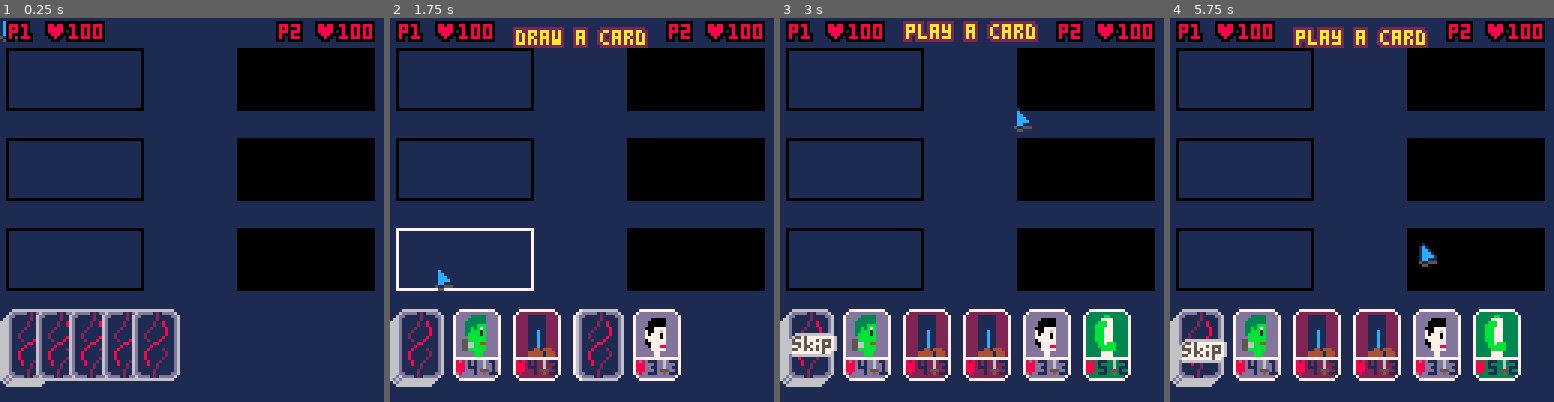
Above: before the commit, frames 1-4 (left to right).
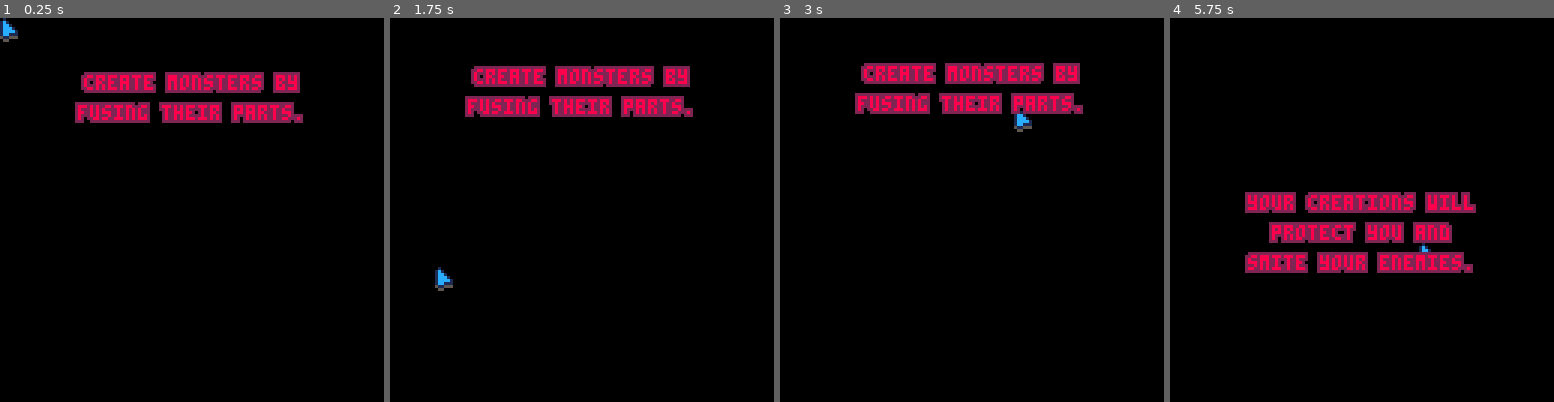
Above: after the commit, the same moments.

Repository: michaeljosephpurdy/2024-fall-game-jam
Game: PICO-8 cartridge 2024-fall-game-jam.p8
The game is run twice, just before and just after one commit, with the same random seed, the same clock (stepped at 60 frames per second) and the same inputs.
Inputs (mouse positions are in pixels of both pictures, inside the frame that each line leads up to):
- Up to frame 1 (0.25 s): no input
- Up to frame 2 (1.75 s): click (670, 121) at 0.67 s; click (436, 267) at 1.22 s
- Up to frame 3 (3 s): click (887, 114) at 1.77 s; click (952, 259) at 2.32 s; click (1014, 106) at 2.87 s
- Up to frame 4 (5.75 s): click (1465, 256) at 3.42 s; click (1231, 102) at 3.97 s; click (1292, 248) at 4.52 s; click (1354, 94) at 5.07 s; click (1419, 244) at 5.62 s

The runs differ from the first frame. In frame 1, 80% of the frame differs, in the area x 0-100%, y 0-100%; in frame 2, 80%; in frame 3, 80%; in frame 4, 80%.

Commit message:
Add intro screen

Diff:
--- a/2024-fall-game-jam.p8
+++ b/2024-fall-game-jam.p8
@@ -2,9 +2,7 @@
 version 42
 __lua__
 function _init()
- state='game'
- game_state='draw_one'
- game_state='deal_hand'
+ state='intro'
  -- setup mouse
  poke(0x5f2d, 1)
  mouse={}
@@ -225,19 +223,87 @@
    hover_lane=l
   end
  end)
- foreach(cards,function(c)
-  if c.target_x then
-   c.x=lerp(c.x,c.target_x,1/20)
-  end
-  if c.target_y then
-   c.y=lerp(c.y,c.target_y,1/20)
-  end
-  if collide(mouse,c) then
-   hover_card=c
-   return
-  end
- end)
- if state=='game' then
+ if state=='intro' then
+  if not co_intro then
+   co_intro=cocreate(function()
+    add(msgs,new_moving_msg(
+     'create monsters by',4,
+     64,20,
+     0,-.02,
+     8,2))
+    add(msgs,new_moving_msg(
+     'fusing their parts.',5,
+     64,30,
+     0,-.02,
+     8,2))
+    while #msgs>0 do
+     yield()
+    end
+    add(msgs,new_moving_msg(
+     'your creations will',6,
+     64,60,
+     0,-.02,
+     8,2))
+    add(msgs,new_moving_msg(
+     'protect you and',7,
+     64,70,
+     0,-.02,
+     8,2))
+    add(msgs,new_moving_msg(
+     'smite your enemies.',8,
+     64,80,
+     0,-.02,
+     8,2))
+    while #msgs>0 do
+     yield()
+    end
+    add(msgs,new_moving_msg(
+     'you must draw.',6,
+     64,20,
+     0,0,
+     8,2))
+    add(msgs,new_moving_msg(
+     'you may cast.',8,
+     64,60,
+     0,0,
+     8,2))
+    add(msgs,new_moving_msg(
+     'you must shed.',10,
+     64,100,
+     0,0,
+     8,2))
+    while #msgs>0 do
+     yield()
+    end
+    add(msgs,new_moving_msg(
+     'click to start',60,
+     64,120,
+     0,0,
+     8,2))
+    while stat(34)==0 do
+     yield()
+    end
+   end)
+  end
+  coresume(co_intro)
+  if costatus(co_intro)=='dead' then
+   msgs={}
+   state='game'
+   game_state='deal_hand'
+  end
+ elseif state=='game' then
+  foreach(cards,function(c)
+   if c.target_x then
+    c.x=lerp(c.x,c.target_x,1/20)
+   end
+   if c.target_y then
+    c.y=lerp(c.y,c.target_y,1/20)
+   end
+   if collide(mouse,c) then
+    hover_card=c
+    return
+   end
+  end)
   if game_state=='deal_hand' then
    if #player_one_hand==0 then
     for i=0,3 do
@@ -370,7 +436,11 @@
        l.body,
        l.legs
       )
-      add(msgs,new_moving_msg('its alive!',l.legs_x,l.y+10))
+      add(msgs,
+       new_moving_msg('its alive!',1.5,
+       l.legs_x,l.y+10,
+       0,-0.2,
+       11,2))
       -- delete the cards
       del(cards,l.head)
       del(cards,l.body)
@@ -461,64 +531,75 @@
 end
 
 function _draw ()
- cls(1)
- foreach(card_lanes,function(lane)
-  if lane==hover_lane and
-     lane.player==1 then
-   color(7)
-  elseif lane.valid then
-   color(10)
+ if state=='intro' then
+  cls(0)
+  -- draw mouse
+  if stat(34)==1 then
+   spr(2,mouse.x,mouse.y)
   else
-   color(0)
-  end
-  if not lane.mob then
-   rect(lane.x,lane.y,lane.x+lane.w,lane.y+lane.h)
-   if lane.player==2 then
-    rectfill(lane.x,lane.y,lane.x+lane.w,lane.y+lane.h)
-   end
-  end
- end)
- deck:draw()
- if show_skip_button then
-  skip_button:draw()
- end
- -- draw mobs in-order
- foreach(filter(mobs,'top'),draw)
- foreach(filter(mobs,'mid'),draw)
- foreach(filter(mobs,'bot'),draw)
- foreach(cards,draw)
- foreach(mobs,function(m)
-  m:draw_stats()
- end)
- if held_card then
-  rectfill(held_card.x+1,
-           held_card.y+1,
-           held_card.x+2*8,
-           held_card.y+3*8+1,0)
-  held_card:draw()
- end
- palt()
- -- draw mouse
- if stat(34)==1 then
-  spr(2,mouse.x,mouse.y)
- else
-  spr(1,mouse.x,mouse.y)
- end
- if game_state_msg then
-  ocprint(game_state_msg,64,
-         sin(time())+.1+3,10,2)
- end
- if hover_card and
-    not hover_card.turned_over and
-    not held_card then
-  ocprint(hover_card.name,64,122,10,0)
- end
- if held_card then
-  cprint(held_card.name,64,120,10)
- end
- ocprint('p1 ♥'..player_one.hp,17,2,8,0)
- ocprint('p2 ♥'..player_two.hp,107,2,8,0)
- foreach(msgs,draw)
+   spr(1,mouse.x,mouse.y)
+  end
+  foreach(msgs,draw)
+ elseif state=='game' then
+  cls(1)
+  foreach(card_lanes,function(lane)
+   if lane==hover_lane and
+      lane.player==1 then
+    color(7)
+   elseif lane.valid then
+    color(10)
+   else
+    color(0)
+   end
+   if not lane.mob then
+    rect(lane.x,lane.y,lane.x+lane.w,lane.y+lane.h)
+    if lane.player==2 then
+     rectfill(lane.x,lane.y,lane.x+lane.w,lane.y+lane.h)
+    end
+   end
+  end)
+  deck:draw()
+  if show_skip_button then
+   skip_button:draw()
+  end
+  -- draw mobs in-order
+  foreach(filter(mobs,'top'),draw)
+  foreach(filter(mobs,'mid'),draw)
+  foreach(filter(mobs,'bot'),draw)
+  foreach(cards,draw)
+  foreach(mobs,function(m)
+   m:draw_stats()
+  end)
+  if held_card then
+   rectfill(held_card.x+1,
+            held_card.y+1,
+            held_card.x+2*8,
+            held_card.y+3*8+1,0)
+   held_card:draw()
+  end
+  palt()
+  -- draw mouse
+  if stat(34)==1 then
+   spr(2,mouse.x,mouse.y)
+  else
+   spr(1,mouse.x,mouse.y)
+  end
+  if game_state_msg then
+   ocprint(game_state_msg,64,
+          sin(time())+.1+3,10,2)
+  end
+  if hover_card and
+     not hover_card.turned_over and
+     not held_card then
+   ocprint(hover_card.name,64,122,10,0)
+  end
+  if held_card then
+   cprint(held_card.name,64,120,10)
+  end
+  ocprint('p1 ♥'..player_one.hp,17,2,8,0)
+  ocprint('p2 ♥'..player_two.hp,107,2,8,0)
+  foreach(msgs,draw)
+ end
 end
 
 function cprint(msg,x,y,c)
@@ -697,15 +778,7 @@
  end)
 end
 
-function new_moving_msg (msg,x,y)
- local ttl=1.5
- local dx,dy=0,0
- local c,oc=10,9
- if msg=='its alive!' then
-  dy=-.2
-  c=11
-  oc=2
- end
+function new_moving_msg (msg,ttl,x,y,dx,dy,c,oc)
  return {
   msg=msg,
   ttl=ttl,
